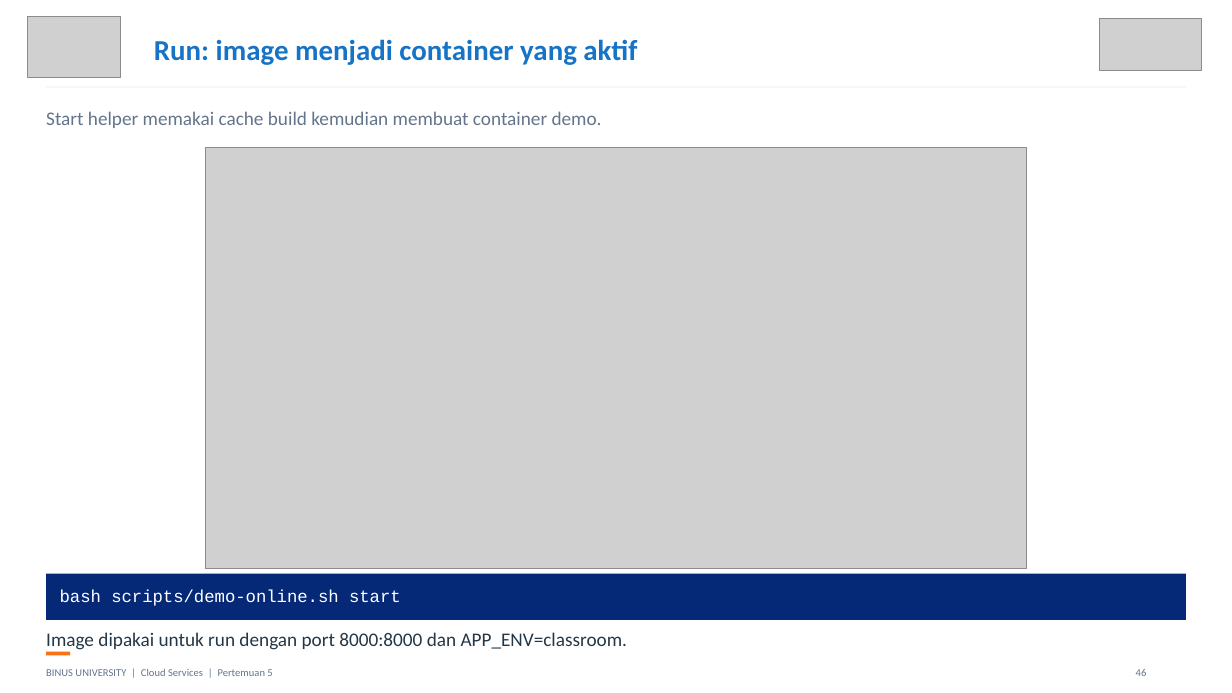
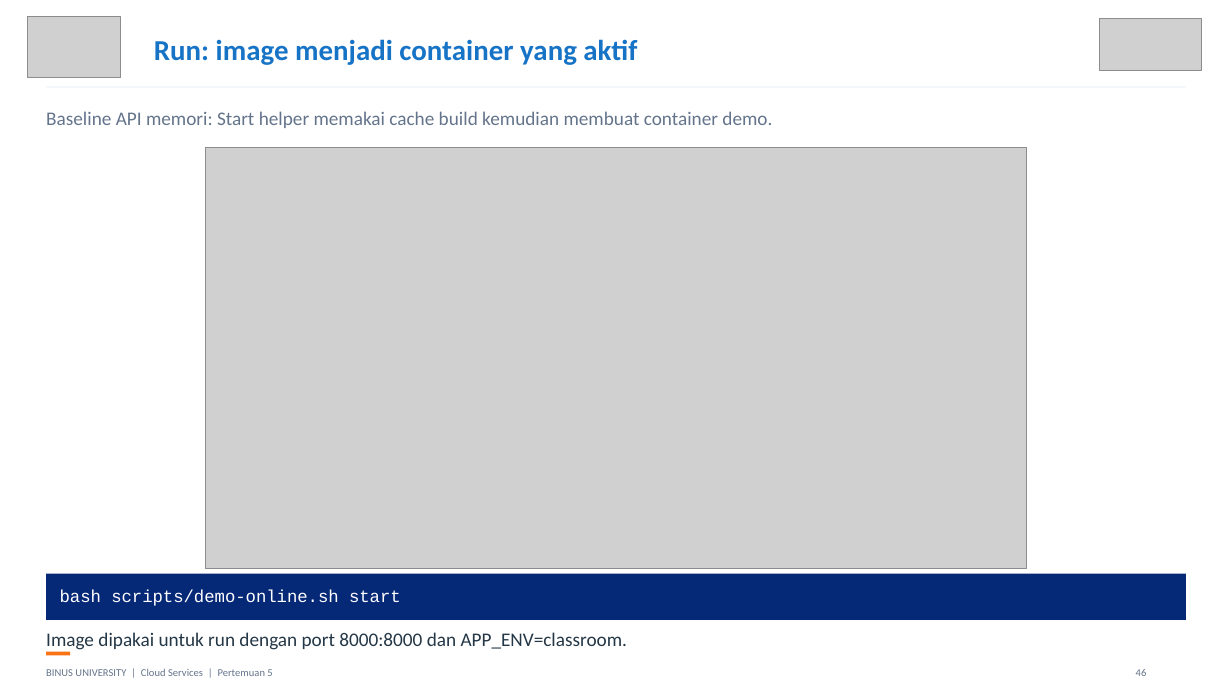
Before and after one commit to SeedFlora/meet5CloudService, a slide deck: slide 46 of slides/Teori_Pertemuan_05.pptx. Drawn at 1232x693 pixels with LibreOffice and Linux fonts; fonts in the diff are those of the drawing; grey boxes stand for pictures. Boxes give left, top, right and bottom in pixels: in the first picture for what was removed or moved away, otherwise in the second. Text is boxed around its words. In the diff, an @@ line names an element or a change of style, - is before the commit and + after.

```diff
--- a/slides/Teori_Pertemuan_05.pptx
+++ b/slides/Teori_Pertemuan_05.pptx
@@ text at box(46, 111, 772, 128): text changed @@
-Start helper memakai cache build kemudian membuat container demo.
+Baseline API memori: Start helper memakai cache build kemudian membuat container demo.
```
Also in this commit, not shown: 16 other slides changed, 22 slides added, 32 other files.
